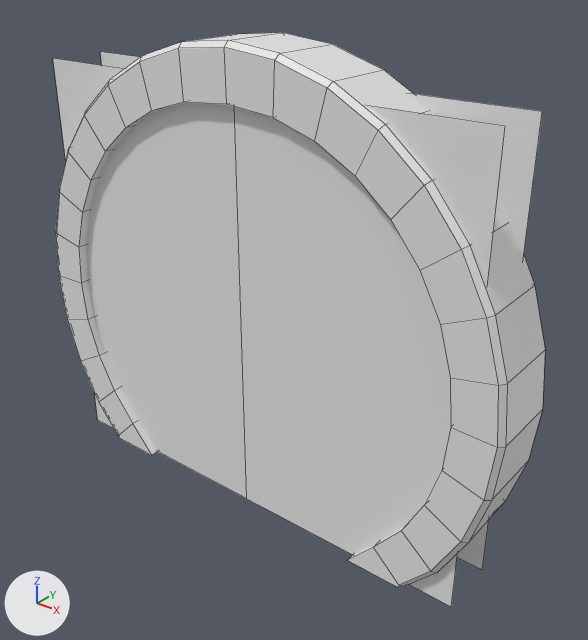
An edit to the FBX model Portal2018/Assets/GameAssets/Props/CircularDoor.fbx, drawn before and after from the same camera.
Camera for both pictures: a camera (50 mm lens) standing at (2.15, -2.46, 2.49) and looking at (0.15, 0.04, 0.93). The axes (+X, +Y, +Z) are drawn at lower left. The lights are the same throughout. Mesh edges are drawn as thin lines. Where no turn or scale is listed for an object, it has been applied to the vertices. Vertices at the same position are counted once.

The first picture shows 'DoorFrame', 'Door_Left', 'Door_Right'.
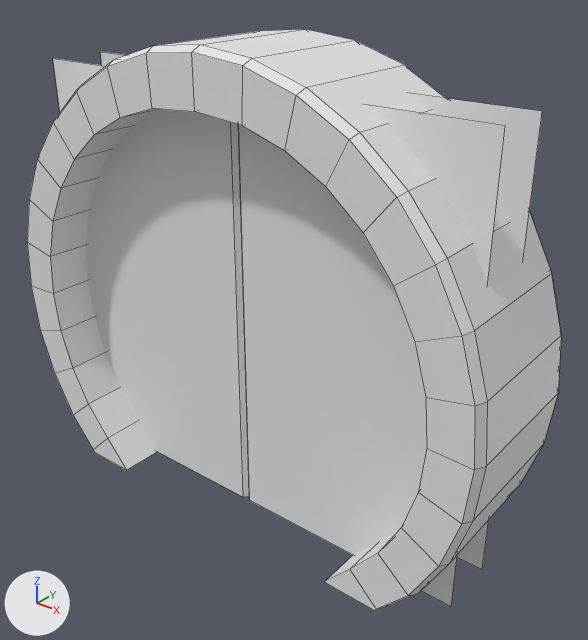
What the commit changed:
me_doorframe has 158 vertices, 154 faces and spans x -1.25..1.25, y -0.18..0.18, z 0.0..2.1.
me_doorframe is used by ob_doorframe; location (0.0, 0.0, 0.0).
me_doorframe part 3: the whole mesh is scaled about its middle by (1, 1.95, 1).
me_door_right has 8 vertices, 3 faces and spans x 0.0..1.11, y -0.14..0.14, z 0.0..1.94.
me_door_right is used by ob_door_right; location (0.0, 0.0, 0.0).
Verts and faces of me_door_right; kept vertices keep their numbers, new ones are numbered from 8.
Before the commit, vertices of me_door_right: 0 (0.0, -0.14, 0.0) at pixel (246, 498), 1 (0.0, -0.14, 1.94), 2 (0.0, 0.14, 0.0), 3 (0.0, 0.14, 1.94).
Part 2, on me_door_right:
Faces deleted: (0, 1, 3, 2).
Vertices 0 to 3 move by (0.02, 0.0, 0.0).
New vertex 8 is at (0.0, -0.12, 0.0), pixel (249, 496).
New vertex 9 is at (0.0, -0.12, 1.94).
New vertex 10 is at (0.0, 0.12, 0.0).
New vertex 11 is at (0.0, 0.12, 1.94).
New faces: (0, 1, 9, 8), (2, 10, 11, 3), (8, 9, 11, 10).
me_door_left has 8 vertices, 3 faces and spans x -1.11..0.0, y -0.14..0.14, z 0.0..1.94.
me_door_left is used by ob_door_left; location (0.0, 0.0, 0.0).
Verts and faces of me_door_left; kept vertices keep their numbers, new ones are numbered from 8.
Before the commit, vertices of me_door_left: 0 (0.0, 0.14, 0.0), 1 (0.0, 0.14, 1.94), 2 (0.0, -0.14, 0.0) at pixel (246, 498), 3 (0.0, -0.14, 1.94).
Part 1, on me_door_left:
Faces deleted: (0, 1, 3, 2).
Vertices 0 to 3 move by (-0.02, 0.0, 0.0).
New vertex 8 is at (0.0, 0.12, 0.0).
New vertex 9 is at (0.0, 0.12, 1.94).
New vertex 10 is at (0.0, -0.12, 0.0), pixel (249, 496).
New vertex 11 is at (0.0, -0.12, 1.94).
New faces: (0, 1, 9, 8), (2, 10, 11, 3), (8, 9, 11, 10).

Boxes (x1, y1, x2, y2) around the edits, measured in the pictures (588 x 640 px):
'DoorFrame', mesh rescaled (9% wider)
    before: (56, 33, 545, 587)
    after: (27, 29, 561, 611)
'Door_Right', reshaped
    before: (234, 93, 542, 606)
    after: (238, 93, 542, 606)
'Door_Left', reshaped
    before: (53, 52, 247, 499)
    after: (53, 52, 249, 497)
